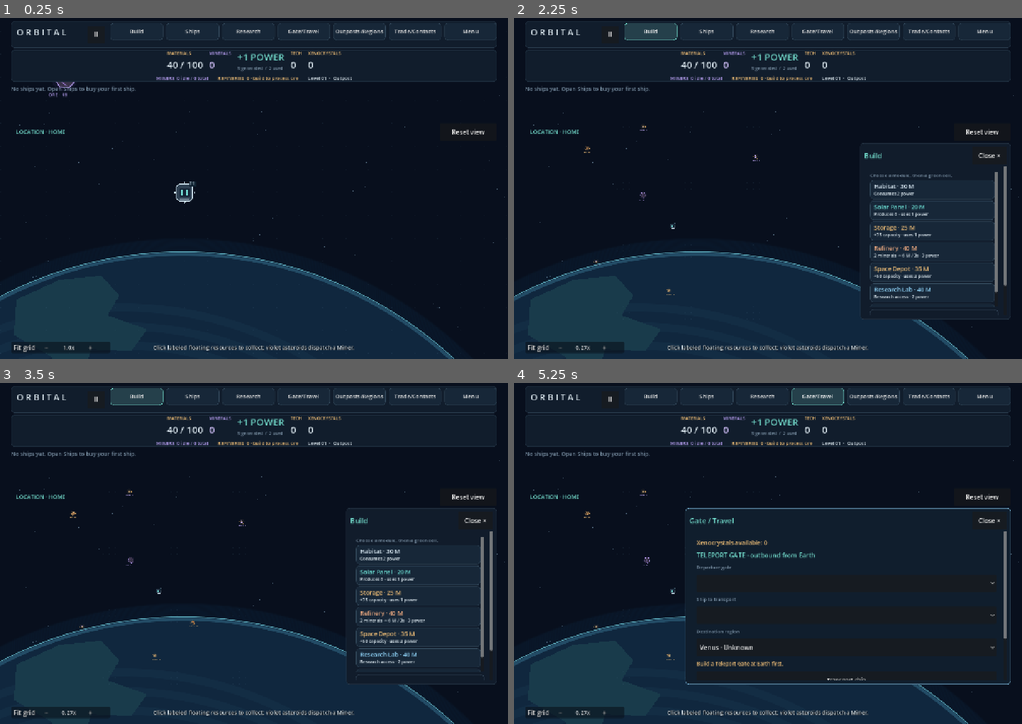
Above: before the commit, frames 1-4 (two rows, left to right).
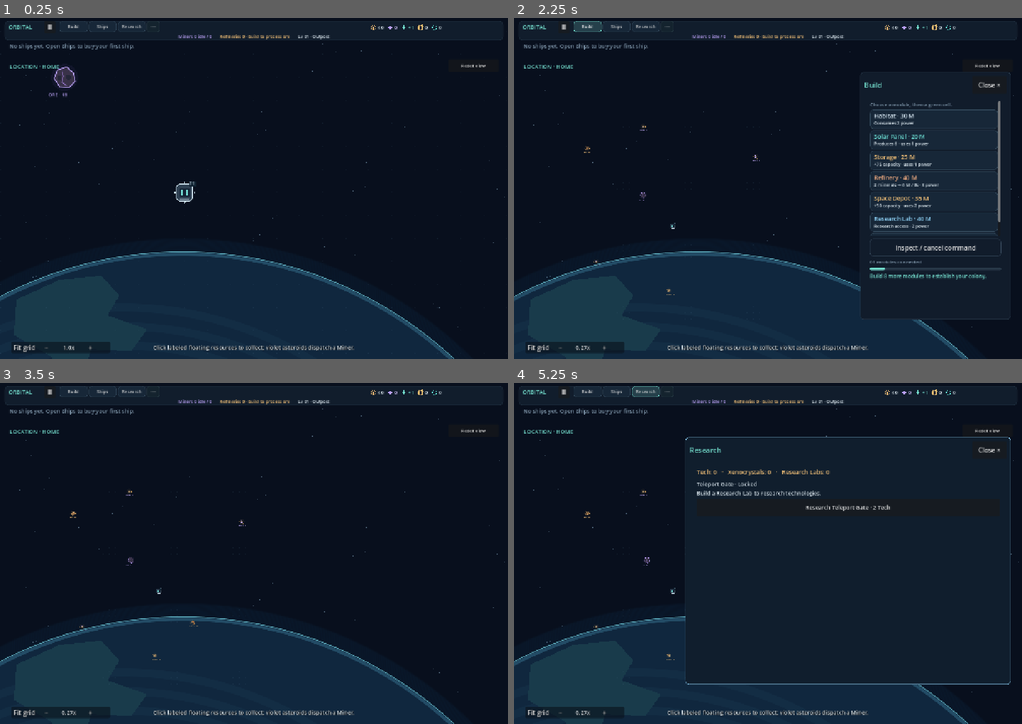
Above: after the commit, the same moments.

Repository: pidiman/orbital
Game: Godot game, scene res://orbital.tscn
The game is run twice, just before and just after one commit, with the same random seed, the same clock (stepped at 60 frames per second) and the same inputs.
Inputs (mouse positions are in pixels of both pictures, inside the frame that each line leads up to):
- Up to frame 1 (0.25 s): no input
- Up to frame 2 (2.25 s): click "Fit grid" at 0.5 s; click "+" at 1.25 s; click "Build" at 2 s
- Up to frame 3 (3.5 s): click "Inspect / cancel command" at 2.75 s
- Up to frame 4 (5.25 s): click "Ships" at 3.5 s; click "Research" at 4.25 s; click (818, 396) at 5 s, where only the run before the commit has a clickable "Gate/Travel"

The runs differ from the first frame. In frame 1, 3.1% of the frame differs, in the area x 1-99%, y 0-35%; in frame 2, 9.1%; in frame 3, 13%, in the area x 1-99%, y 0-89%; in frame 4, 5.5%.

Commit message:
Refine compact HUD: 3 menu buttons + overflow, icon-only resources, small ship pills

Diff:
--- a/scripts/hud.gd
+++ b/scripts/hud.gd
@@ -12,6 +12,8 @@
 var tech_label: Label
 var xenocrystal_label: Label
 var menu_scroll: ScrollContainer
+var more_button: Button
+var more_popup: PopupPanel
 var toolbar: GridContainer
 var title_label: Label
 var ship_tray: ScrollContainer
@@ -84,6 +86,7 @@
 var selected: String = ""
 var status_time: float = 0.0
 var floating: Array[Dictionary] = []
+var compact_resources: HBoxContainer
 var resource_bar: PanelContainer
 var resource_status: HFlowContainer
 var panel: PanelContainer
@@ -344,16 +347,18 @@
 		tool_buttons[kind].visible = model.module_unlocked(kind)
 		tool_buttons[kind].disabled = not home
 	orbit_label.text = "EARTH  /  408 KM\nA small beginning. An infinite horizon." if home else "%s / EXPLORATION\n%s" % [str(fleet.regions.catalog[fleet.regions.current_region].name).to_upper(), fleet.outposts.short_summary(fleet.regions.current_region)]
-	tech_label.text = str(fleet.diplomacy.inventory.get("tech", 0))
-	xenocrystal_label.text = str(fleet.diplomacy.inventory.get("xenocrystal", 0))
-	minerals_label.text = str(model.minerals)
-	fleet_label.text = "MINERS  %d idle / %d total" % [fleet.idle_count(), fleet.mining_units().size()]
+	tech_label.text = "%s" % fleet.diplomacy.inventory.get("tech", 0)
+	xenocrystal_label.text = "%s" % fleet.diplomacy.inventory.get("xenocrystal", 0)
+	minerals_label.text = "%d" % model.minerals
+	fleet_label.text = "Miners %d idle / %d" % [fleet.idle_count(), fleet.mining_units().size()]
 	var refinery_count: int = model.module_count_with("conversion")
-	refinery_label.text = "REFINERIES  %d · %s" % [refinery_count, _refinery_status()]
-	materials_label.text = "%d / %d" % [model.materials, model.capacity]
-	power_label.text = "+%d POWER" % model.power_balance()
+	refinery_label.text = "Refineries %d · %s" % [refinery_count, _refinery_status()]
+	materials_label.text = "%d" % model.materials
+	materials_label.tooltip_text = "Materials: %d / %d capacity" % [model.materials, model.capacity]
+	power_label.text = "%+d" % model.power_balance()
+	power_label.tooltip_text = "Power: %d generated / %d used" % [model.power_output, model.power_use]
 	power_detail.text = "%d generated  /  %d used" % [model.power_output, model.power_use]
-	level_label.text = "Level %02d  ·  %s" % [model.level, "Outpost" if model.level == 1 else ("Settlement" if model.level == 2 else "Colony")]
+	level_label.text = "Lv %02d · %s" % [model.level, "Outpost" if model.level == 1 else ("Settlement" if model.level == 2 else "Colony")]
 	count_label.text = ("" if home else "HOME / ") + "%02d modules connected" % model.modules.size()
 	goal_bar.max_value = 9
 	goal_bar.value = mini(model.modules.size(), 9)
@@ -797,34 +802,75 @@
 	tabs.use_hidden_tabs_for_min_size = false
 	var top_bar := PanelContainer.new()
 	top_bar.set_anchors_and_offsets_preset(Control.PRESET_TOP_WIDE)
-	top_bar.offset_left = 28
-	top_bar.offset_right = -28
+	top_bar.offset_left = 12
+	top_bar.offset_right = -12
 	top_bar.offset_top = 8
-	top_bar.offset_bottom = 76
+	top_bar.offset_bottom = 56
 	top_bar.mouse_filter = Control.MOUSE_FILTER_IGNORE
 	top_bar.add_theme_stylebox_override("panel", _style(Color("111d2c"), Color("253647")))
 	root.add_child(top_bar)
 	title_label.reparent(root)
+	title_label.text = "ORBITAL"
+	title_label.add_theme_font_size_override("font_size", 14)
+	title_label.add_theme_color_override("font_color", CYAN)
+	# Reuse the live readout labels; remove the tall label/value groups.
+	resource_status.reparent(root)
+	resource_status.add_theme_constant_override("h_separation", 20)
+	for label: Label in [fleet_label, refinery_label, level_label]: label.add_theme_font_size_override("font_size", 11)
+	for child: Node in resource_bar.get_children(): child.hide()
+	compact_resources = HBoxContainer.new()
+	compact_resources.add_theme_constant_override("separation", 10)
+	root.add_child(compact_resources)
+	var names: Array = ["Materials / capacity", "Minerals", "Power", "Tech", "Xenocrystals"]
+	var readouts: Array = [materials_label, minerals_label, power_label, tech_label, xenocrystal_label]
+	for i in range(readouts.size()):
+		var label: Label = readouts[i]
+		var group := HBoxContainer.new()
+		group.add_theme_constant_override("separation", 4)
+		compact_resources.add_child(group)
+		var icon = preload("res://scripts/resource_icon.gd").new()
+		icon.kind = i
+		icon.tint = [GOLD, Color("baa1f5"), CYAN, Color("e4bc70"), Color("67f5e1")][i]
+		group.add_child(icon)
+		label.reparent(group)
+		label.add_theme_font_size_override("font_size", 12)
+		label.tooltip_text = names[i]
+		label.mouse_filter = Control.MOUSE_FILTER_STOP
+	resource_bar.hide()
 	toolbar = GridContainer.new()
-	toolbar.columns = 7
-	toolbar.add_theme_constant_override("h_separation", 8)
+	toolbar.columns = 4
+	toolbar.add_theme_constant_override("h_separation", 3)
 	toolbar.add_theme_constant_override("v_separation", 8)
 	menu_scroll = ScrollContainer.new()
 	menu_scroll.vertical_scroll_mode = ScrollContainer.SCROLL_MODE_DISABLED
 	root.add_child(menu_scroll)
 	menu_scroll.add_child(toolbar)
 	toolbar.size_flags_horizontal = Control.SIZE_EXPAND_FILL
+	more_popup = PopupPanel.new()
+	more_popup.name = "MoreMenus"
+	root.add_child(more_popup)
+	var overflow := VBoxContainer.new()
+	more_popup.add_child(overflow)
 	for caption: String in ["Build", "Ships", "Research", "Gate/Travel", "Outposts/Regions", "Trade/Contacts", "Menu"]:
 		var button := Button.new()
 		button.text = caption
-		button.custom_minimum_size.y = 44
+		button.custom_minimum_size.y = 28 if caption in ["Build", "Ships", "Research"] else 36
 		button.size_flags_horizontal = Control.SIZE_EXPAND_FILL
-		button.add_theme_font_size_override("font_size", 14)
+		button.add_theme_font_size_override("font_size", 11)
 		button.add_theme_stylebox_override("normal", _style(Color("172738"), Color("304557")))
 		button.add_theme_stylebox_override("hover", _style(Color("25404b"), CYAN))
-		button.pressed.connect(func() -> void: open_menu(caption))
-		toolbar.add_child(button)
+		button.pressed.connect(func() -> void: more_popup.hide(); open_menu(caption))
+		if caption in ["Build", "Ships", "Research"]: toolbar.add_child(button)
+		else: overflow.add_child(button)
 		menu_buttons[caption] = button
+	more_button = Button.new()
+	more_button.text = "···"
+	more_button.tooltip_text = "Travel, regions, contacts and Menu"
+	more_button.custom_minimum_size = Vector2(32, 28)
+	more_button.add_theme_stylebox_override("normal", _style(Color("14232e"), Color("293d46"), 5))
+	more_button.pressed.connect(func() -> void:
+		more_popup.popup(Rect2i(Vector2i(more_button.global_position + Vector2(0, 32)), Vector2i(205, 160))))
+	toolbar.add_child(more_button)
 	research_button.get_parent().remove_child(research_button)
 	research_button.queue_free()
 	research_button = menu_buttons["Research"]
@@ -902,19 +948,25 @@
 func _layout_menus() -> void:
 	if not is_instance_valid(toolbar): return
 	var viewport_size := get_viewport().get_visible_rect().size
-	toolbar.columns = 7
-	menu_scroll.position = Vector2(278, 12)
-	menu_scroll.size = Vector2(viewport_size.x - 306, 60)
-	toolbar.custom_minimum_size.y = 44
-	title_label.position = Vector2(42, 20)
-	var tray_top: float = resource_bar.position.y + resource_bar.size.y + 8.0
-	var top: float = tray_top + 146.0
+	toolbar.columns = 4
+	menu_scroll.position = Vector2(150, 8)
+	menu_scroll.size = Vector2(252, 28)
+	toolbar.custom_minimum_size.y = 28
+	title_label.position = Vector2(22, 13)
+	if is_instance_valid(compact_resources):
+		compact_resources.position = Vector2(viewport_size.x - 346, 12)
+		compact_resources.size = Vector2(330, 24)
+	resource_status.position = Vector2(24, 39)
+	resource_status.size = Vector2(viewport_size.x - 48, 16)
+	var tray_top: float = 61.0
+	var top: float = 137.0
 	if is_instance_valid(ship_tray):
-		ship_tray.position = Vector2(28, tray_top)
-		ship_tray.size = Vector2(viewport_size.x - 56, 94)
-		station_view_button.position = Vector2(viewport_size.x - 172, tray_top + 96)
-		station_view_button.size = Vector2(144, 44)
-	region_navigation.location_label.position = Vector2(40, tray_top + 108)
+		ship_tray.position = Vector2(24, tray_top)
+		ship_tray.size = Vector2(viewport_size.x - 48, 42)
+		station_view_button.position = Vector2(viewport_size.x - 150, 104)
+		station_view_button.size = Vector2(126, 32)
+		station_view_button.add_theme_font_size_override("font_size", 12)
+	region_navigation.location_label.position = Vector2(24, 113)
 	region_navigation.location_label.mouse_filter = Control.MOUSE_FILTER_IGNORE
 	orbit_label.hide() # Replaced by the always-visible location indicator and Regions details.
 	for target: PanelContainer in managed_panels:
@@ -924,6 +976,7 @@
 		target.size = Vector2(width, minf(height, 220) if target == menu_panel else (minf(height, 360) if target == ship_context else height))
 
 func close_panels() -> void:
+	if is_instance_valid(more_popup): more_popup.hide()
 	if is_instance_valid(dev_panel): dev_panel.hide()
 	for target: PanelContainer in managed_panels:
 		if is_instance_valid(target): target.hide()
@@ -1020,8 +1073,8 @@
 		if not ship_tiles.has(id):
 			var tile = preload("res://scripts/ship_tile.gd").new()
 			tile.art = definition.get("art", "scout")
-			tile.role = "%s #%d" % [definition.name.replace(" Ship", ""), id]
-			tile.add_theme_stylebox_override("normal", _style(Color("172738"), Color("304557")))
+			tile.role = "%s %d" % [definition.name.replace(" Ship", "").replace("Xeno Miner", "Xeno"), id]
+			tile.add_theme_stylebox_override("normal", _style(Color("111e29"), Color("304557"), 12))
 			tile.pressed.connect(func() -> void: select_ship(id))
 			tray_rows.add_child(tile)
 			ship_tiles[id] = tile
@@ -1031,7 +1084,10 @@
 		if fleet.transport.jobs.has(id): status = "In transit"
 		var tile = ship_tiles[id]
 		tile.status = status
+		tile.status_color = GOLD if status.to_lower().contains("wait") or status.to_lower().contains("full") else (CYAN if fleet.unit_busy(id) else MUTED)
 		tile.selected_ship = id == selected_ship_id
+		tile.add_theme_stylebox_override("normal", _style(Color("111e29"), CYAN if tile.selected_ship else tile.status_color.darkened(0.2), 12))
+		tile.add_theme_stylebox_override("hover", _style(Color("1c303b"), CYAN if tile.selected_ship else tile.status_color, 12))
 		tile.tooltip_text = "%s #%d · %s · %s" % [definition.name, id, fleet.regions.catalog[fleet.transport.location(id)].name, status]
 		tile.queue_redraw()
 		if id == selected_ship_id:
@@ -1175,13 +1231,13 @@
 	_wrap_panel(settings_panel, "Settings")
 
 func has_open_panel() -> bool:
-	return managed_panels.any(func(item: PanelContainer) -> bool: return item.visible) or (is_instance_valid(dev_panel) and dev_panel.visible)
+	return (is_instance_valid(more_popup) and more_popup.visible) or managed_panels.any(func(item: PanelContainer) -> bool: return item.visible) or (is_instance_valid(dev_panel) and dev_panel.visible)
 
 func pointer_over_ui(point: Vector2) -> bool:
 	var viewport_size := get_viewport().get_visible_rect().size
 	if not Rect2(Vector2.ZERO, viewport_size).has_point(point): return true
-	if Rect2(28, 8, viewport_size.x - 56, 68).has_point(point): return true
-	var controls: Array[Control] = [resource_bar, ship_tray, station_view_button, region_navigation.location_label, footer]
+	if Rect2(28, 8, viewport_size.x - 56, 48).has_point(point): return true
+	var controls: Array[Control] = [compact_resources, resource_status, ship_tray, station_view_button, region_navigation.location_label, footer]
 	for target: PanelContainer in managed_panels: controls.append(target)
 	if is_instance_valid(dev_panel): controls.append(dev_panel)
 	for control: Control in controls:
--- /dev/null
+++ b/scripts/resource_icon.gd
@@ -0,0 +1,25 @@
+extends Control
+var kind: int = 0
+var tint: Color = Color.WHITE
+
+func _ready() -> void:
+	custom_minimum_size = Vector2(14, 14)
+	mouse_filter = Control.MOUSE_FILTER_IGNORE
+	size_flags_vertical = Control.SIZE_SHRINK_CENTER
+
+func _draw() -> void:
+	match kind:
+		0: # Cube.
+			draw_polyline(PackedVector2Array([Vector2(7,1),Vector2(13,4),Vector2(13,10),Vector2(7,13),Vector2(1,10),Vector2(1,4),Vector2(7,1)]), tint, 1, true)
+			draw_polyline(PackedVector2Array([Vector2(1,4),Vector2(7,7),Vector2(13,4)]), tint, 1, true)
+			draw_line(Vector2(7,7),Vector2(7,13),tint,1,true)
+		1: draw_colored_polygon(PackedVector2Array([Vector2(7,1),Vector2(12,7),Vector2(7,13),Vector2(2,7)]),tint)
+		2: draw_colored_polygon(PackedVector2Array([Vector2(8,0),Vector2(2,8),Vector2(6,8),Vector2(5,14),Vector2(12,5),Vector2(8,5)]),tint)
+		3:
+			draw_rect(Rect2(3,3,8,8),tint,false,1)
+			for offset in [4,7,10]:
+				draw_line(Vector2(offset,0),Vector2(offset,3),tint)
+				draw_line(Vector2(offset,11),Vector2(offset,14),tint)
+				draw_line(Vector2(0,offset),Vector2(3,offset),tint)
+				draw_line(Vector2(11,offset),Vector2(14,offset),tint)
+		4: draw_polyline(PackedVector2Array([Vector2(4,1),Vector2(10,1),Vector2(13,7),Vector2(10,13),Vector2(4,13),Vector2(1,7),Vector2(4,1)]),tint,1,true)
--- a/scripts/session_pause.gd
+++ b/scripts/session_pause.gd
@@ -21,15 +21,15 @@
 	indicator.set_anchors_and_offsets_preset(Control.PRESET_CENTER_TOP)
 	indicator.offset_left = -240
 	indicator.offset_right = 240
-	indicator.offset_top = 185
+	indicator.offset_top = 142
 	indicator.add_theme_font_size_override("font_size", 24)
 	indicator.add_theme_color_override("font_outline_color", Color("09111e"))
 	indicator.add_theme_constant_override("outline_size", 5)
 	indicator.mouse_filter = Control.MOUSE_FILTER_IGNORE
 	add_child(indicator)
 	button = Button.new()
-	button.position = Vector2(220, 20)
-	button.size = Vector2(44, 44)
+	button.position = Vector2(112, 8)
+	button.size = Vector2(28, 28)
 	button.focus_mode = Control.FOCUS_NONE
 	button.pressed.connect(toggle)
 	add_child(button)
--- a/scripts/ship_tile.gd
+++ b/scripts/ship_tile.gd
@@ -3,16 +3,17 @@
 var role: String = ""
 var status: String = "Idle"
 var selected_ship: bool = false
+var status_color: Color = Color("72dbcb")
 
 func _ready() -> void:
-	custom_minimum_size = Vector2(132, 78)
+	custom_minimum_size = Vector2(98, 28)
 	mouse_default_cursor_shape = Control.CURSOR_POINTING_HAND
 
 func _draw() -> void:
-	ModuleArt.draw_module(self, Vector2(28, 29), art, 0.48)
+	ModuleArt.draw_module(self, Vector2(15, 14), art, 0.23)
 	draw_set_transform(Vector2.ZERO)
 	var font := ThemeDB.fallback_font
-	draw_string(font, Vector2(53, 25), role, HORIZONTAL_ALIGNMENT_LEFT, 75, 12, Color("dfebf2"))
-	draw_string(font, Vector2(10, 64), status, HORIZONTAL_ALIGNMENT_LEFT, 114, 11, Color("72dbcb"))
+	draw_string(font, Vector2(29, 18), role, HORIZONTAL_ALIGNMENT_LEFT, 68, 11, Color("dfebf2"))
+
 	if selected_ship:
-		draw_rect(Rect2(Vector2(2, 2), size - Vector2(4, 4)), Color("72dbcb"), false, 2)
+		draw_line(Vector2(12, 25), Vector2(size.x - 12, 25), Color("72dbcb"), 2)
--- /dev/null
+++ b/tests/compact_hud_playthrough.gd
@@ -0,0 +1,43 @@
+extends "res://tests/outpost_playthrough.gd"
+
+func _ready() -> void:
+	await settle(3)
+	game = get_tree().root.get_node("Orbital")
+	game.get_node("ResourceClock").set_process(false)
+	var hud = game.hud
+	game.model.materials = 10000
+	for i in range(1, 12): game.model.build(Vector2(i * 58, 0), "solar")
+	for kind: String in game.model.ship_catalog: game.model.buy_ship(kind)
+	await settle(3)
+	checks.three_primary = hud.toolbar.get_child_count() == 4 and not hud.menu_buttons["Gate/Travel"].is_visible_in_tree()
+	checks.seven_roles = hud.ship_tiles.size() == game.model.ship_catalog.size()
+	checks.compact_height = hud.ship_tray.get_global_rect().end.y <= 134
+	checks.resources_beside_menu = hud.compact_resources.position.x >= hud.menu_scroll.get_global_rect().end.x
+	checks.status_above_tray = hud.resource_status.get_global_rect().end.y < hud.ship_tray.position.y
+	checks.menus_reachable = true
+	for name: String in hud.menu_buttons:
+		await use(hud.menu_buttons[name])
+		var count: int = 0
+		for panel: PanelContainer in hud.managed_panels:
+			if panel.visible: count += 1
+		checks.menus_reachable = checks.menus_reachable and count == 1
+		hud.close_panels()
+	var miner: int = game.model.ships.keys()[0]
+	var before: Dictionary = game.persistence.snapshot()
+	var camera: Vector2 = game.ship_camera.position
+	var zoom: Vector2 = game.ship_camera.zoom
+	await use(hud.ship_tiles[miner])
+	checks.selection = hud.selected_ship_id == miner and hud.ship_tiles[miner].selected_ship and hud.ship_context.visible
+	checks.camera_unchanged = game.ship_camera.position == camera and game.ship_camera.zoom == zoom
+	checks.model_unchanged = before == game.persistence.snapshot()
+	checks.small_tiles = hud.ship_tiles[miner].size.y == 28 and hud.ship_tiles[miner].role == "Miner 1"
+	hud.close_panels()
+	await use(hud.menu_buttons.Ships)
+	var count: int = game.model.ships.size()
+	await use(hud.ship_buttons.miner)
+	checks.buy_reachable = game.model.ships.size() == count + 1
+	hud.close_panels()
+	checks.resources_live = hud.materials_label.text.contains(str(game.model.materials)) and hud.power_label.tooltip_text.contains("generated")
+	save_frame("compact_hud")
+	report("checks", checks)
+	finish()
--- a/tests/outpost_playthrough.gd
+++ b/tests/outpost_playthrough.gd
@@ -138,6 +138,9 @@
 	if game.hud.active_menu != menu: await click(game.hud.menu_buttons[menu].get_global_rect().get_center())
 
 func use(button: Control) -> void:
+	if game.hud.menu_buttons.values().has(button) and not button.is_visible_in_tree():
+		await click(game.hud.more_button.get_global_rect().get_center())
+		await settle(2)
 	if game.hud.ship_context.is_ancestor_of(button) and not button.is_visible_in_tree():
 		for ship_id: int in game.hud.ship_entries:
 			if game.hud.ship_entries[ship_id].is_ancestor_of(button):
@@ -159,7 +162,9 @@
 			ancestor.ensure_control_visible(button)
 		ancestor = ancestor.get_parent()
 	await settle(2)
-	await click(button.get_global_rect().get_center())
+	var point: Vector2 = button.get_global_rect().get_center()
+	if button.get_window() != game.get_window(): point += Vector2(button.get_window().position)
+	await click(point)
 
 func click(point: Vector2) -> void:
 	var down := InputEventMouseButton.new()
Not shown, added: scripts/resource_icon.gd.uid
Not shown, added: tests/compact_hud_playthrough.gd.uid
